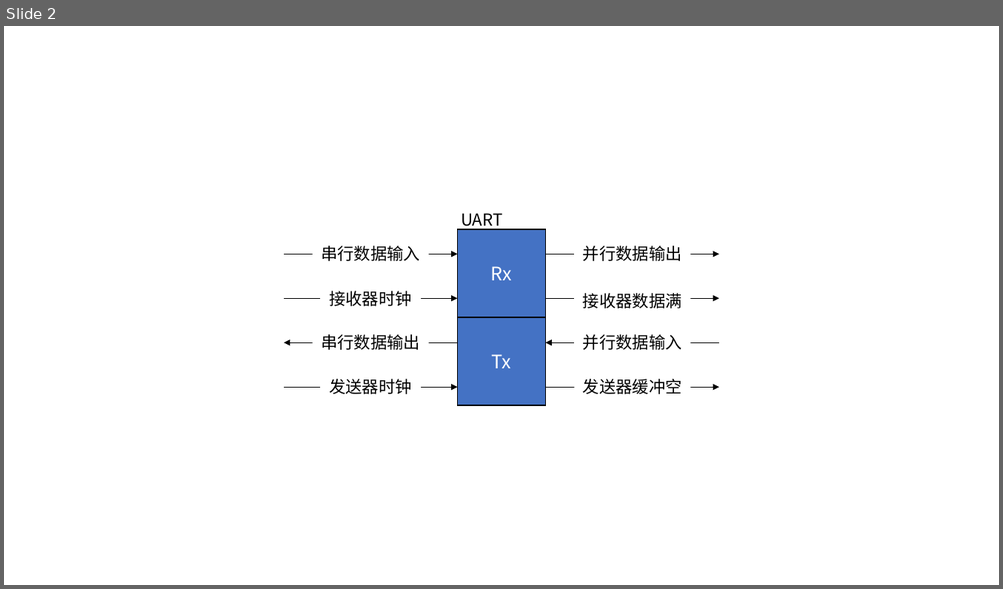
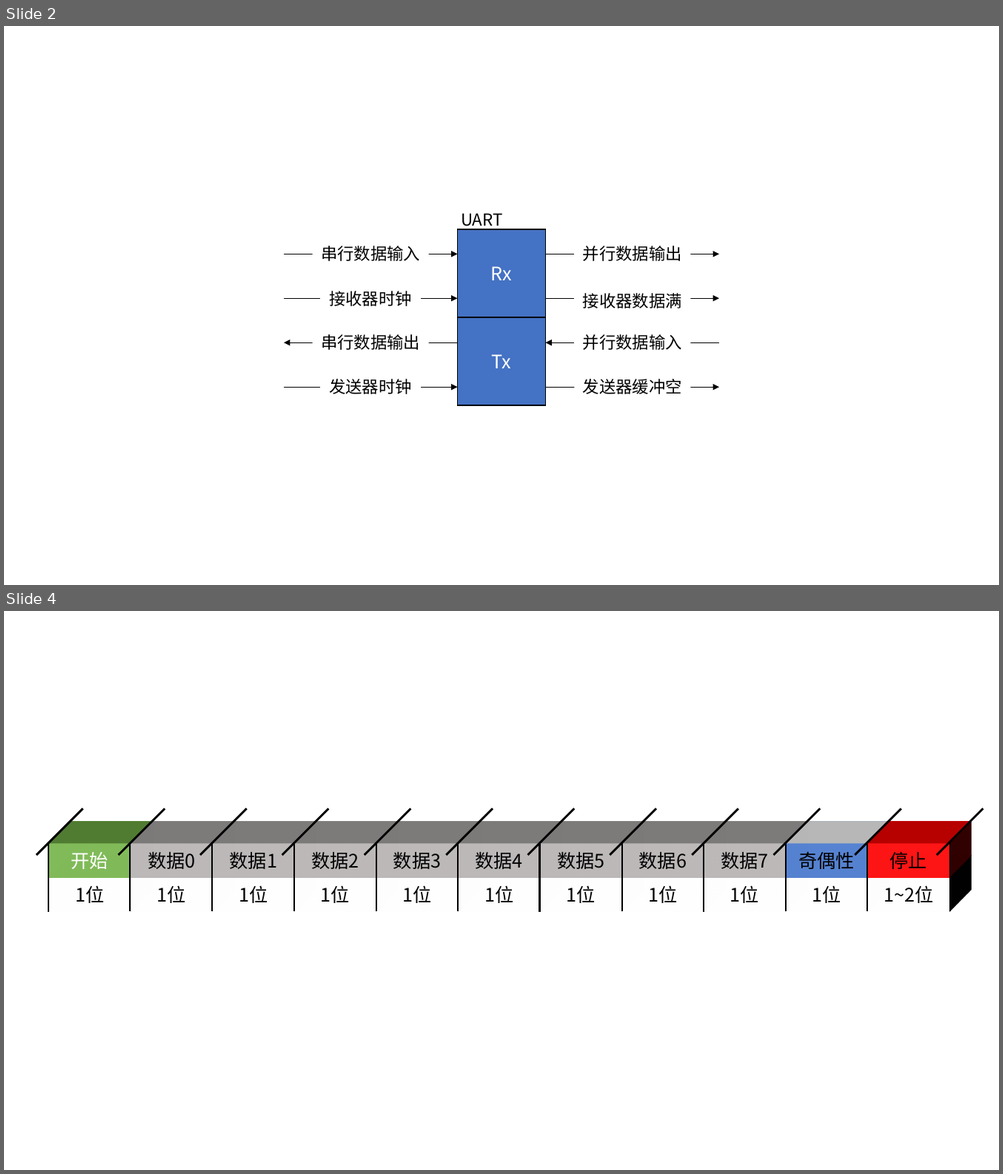
Before and after one commit to Paradixes/UART_by_RS-232C, a slide deck: 数电论文图.pptx. Shown one above the other, each under a label of ours: slide 2 before the commit, slides 2 and 4 after it; the slides between them are not shown. The pictures are 1003x589 and 1003x1174 pixels, drawn with LibreOffice and Linux fonts; fonts in the diff are those of the drawing. Boxes give left, top, right and bottom in pixels: in the first picture for what was removed or moved away, otherwise in the second. Text is boxed around its words. In the diff, an @@ line names an element or a change of style, - is before the commit and + after.

```diff
--- a/数电论文图.pptx
+++ b/数电论文图.pptx
@@ slide 4 added at [4,611,999,1170], background #FFFFFF @@
@@ group added at [48,799,960,912]: 24 lines, 22 rectangles @@
+1位
+开始
+1位
+数据0
+1位
+数据1
+1位
+数据2
+1位
+数据3
+1位
+数据4
+1位
+数据5
+1位
+数据6
+1位
+数据7
+1位
+奇偶性
+1~2位
+停止
```
Also in this commit, not shown: 2 slides changed, 1 other file.
